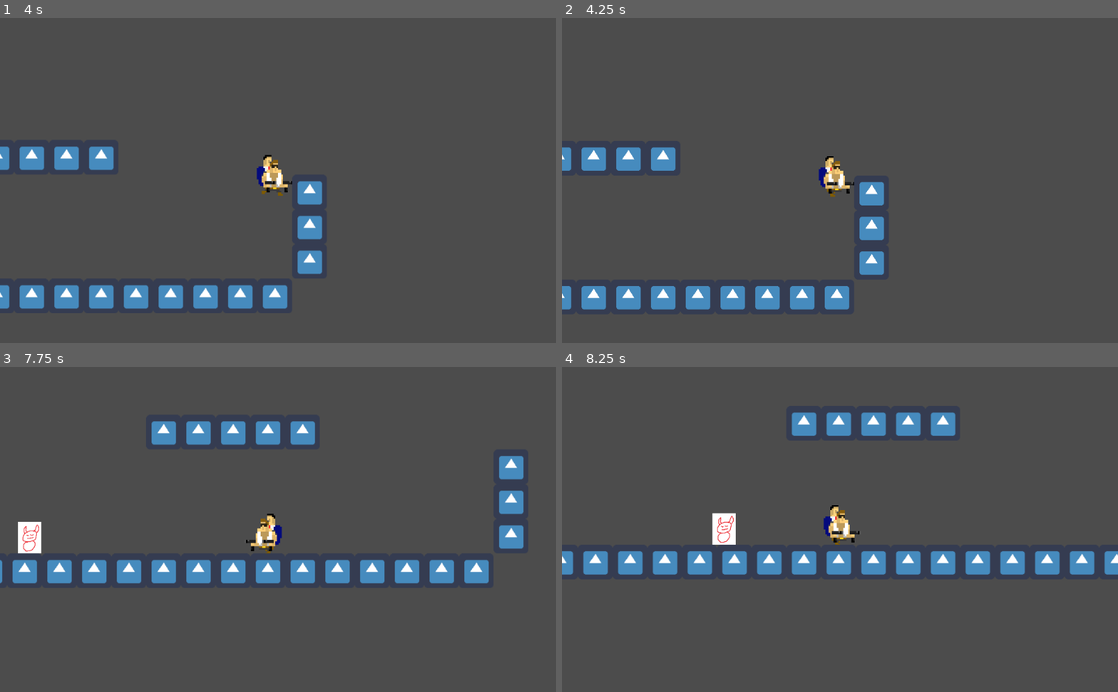
Above: before the commit, frames 1-4 (two rows, left to right).
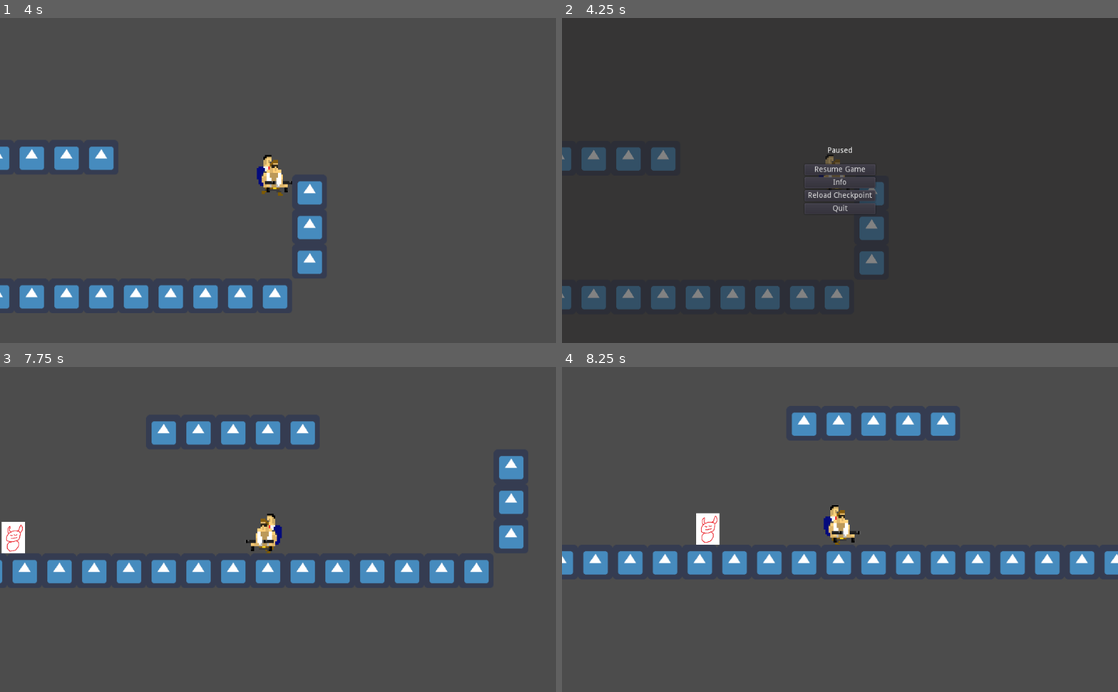
Above: after the commit, the same moments.

Repository: Slimonade1/Eksamensprojekt
Game: Godot game, scene res://Scenes/masterScene.tscn
Two runs of this game, one before a commit and one after it. Both use one fixed random seed, a clock stepped at 60 frames per second and the inputs below. The engine's default icon, where the game draws it, is replaced by a stand-in: a white triangle on a blue panel in a dark square.
Inputs (mouse positions are in pixels of both pictures, inside the frame that each line leads up to):
- Up to frame 1 (4 s): hold D (ui_right) 0.53-2.03 s; tap W (ui_up) at 0.77, 1.52, 3.02, 3.77 s; hold A (ui_left) 2.03-2.78 s; hold D (ui_right) from 2.78 s (still down)
- Up to frame 2 (4.25 s): keep holding D (ui_right); tap Escape (pause, bound only after the commit) at 4.15 s
- Up to frame 3 (7.75 s): release D (ui_right) at 4.25 s; click (278, 519) at 4.25 s, where only the run after the commit has a clickable "Resume Game"; hold A (ui_left) 5.03-5.78 s; tap W (ui_up) at 5.27, 6.77, 7.52 s; hold D (ui_right) 5.78-6.53 s; hold A (ui_left) from 6.53 s (still down)
- Up to frame 4 (8.25 s): release A (ui_left) at 8.03 s; hold D (ui_right) from 8.03 s (still down)

Frame 1 is identical in both runs. In frame 2, 10% of the frame differs, in the area x 0-59%, y 37-92%; in frame 3, 0.6%; in frame 4, 0.6%.

Commit message:
Pause menu

Diff:
--- /dev/null
+++ b/Scenes/PauseMenu.tscn
@@ -0,0 +1,64 @@
+[gd_scene load_steps=2 format=2]
+
+[ext_resource path="res://Scripts/PauseMenu.gd" type="Script" id=1]
+
+[node name="PauseMenu" type="Control"]
+pause_mode = 2
+visible = false
+anchor_right = 1.0
+anchor_bottom = 1.0
+script = ExtResource( 1 )
+
+[node name="Baggrund" type="ColorRect" parent="."]
+anchor_right = 1.0
+anchor_bottom = 1.0
+color = Color( 0.145098, 0.141176, 0.141176, 0.568627 )
+
+[node name="CenterContainer" type="CenterContainer" parent="."]
+anchor_right = 1.0
+anchor_bottom = 1.0
+
+[node name="VBoxContainer" type="VBoxContainer" parent="CenterContainer"]
+margin_left = 447.0
+margin_top = 238.0
+margin_right = 577.0
+margin_bottom = 362.0
+
+[node name="PauseText" type="Label" parent="CenterContainer/VBoxContainer"]
+margin_right = 130.0
+margin_bottom = 14.0
+text = "Paused"
+align = 1
+
+[node name="Control" type="Control" parent="CenterContainer/VBoxContainer"]
+margin_top = 18.0
+margin_right = 130.0
+margin_bottom = 28.0
+rect_min_size = Vector2( 0, 10 )
+
+[node name="Resume" type="Button" parent="CenterContainer/VBoxContainer"]
+margin_top = 32.0
+margin_right = 130.0
+margin_bottom = 52.0
+text = "Resume Game"
+
+[node name="Info" type="Button" parent="CenterContainer/VBoxContainer"]
+margin_top = 56.0
+margin_right = 130.0
+margin_bottom = 76.0
+text = "Info"
+
+[node name="Last Checkpoint" type="Button" parent="CenterContainer/VBoxContainer"]
+margin_top = 80.0
+margin_right = 130.0
+margin_bottom = 100.0
+text = "Reload Checkpoint"
+
+[node name="Quit" type="Button" parent="CenterContainer/VBoxContainer"]
+margin_top = 104.0
+margin_right = 130.0
+margin_bottom = 124.0
+text = "Quit"
+
+[connection signal="pressed" from="CenterContainer/VBoxContainer/Resume" to="." method="_on_Resume_pressed"]
+[connection signal="pressed" from="CenterContainer/VBoxContainer/Quit" to="." method="_on_Quit_pressed"]
--- a/Scenes/gameScene.tscn
+++ b/Scenes/gameScene.tscn
@@ -1,9 +1,10 @@
-[gd_scene load_steps=7 format=2]
+[gd_scene load_steps=8 format=2]
 
 [ext_resource path="res://Scenes/Player.tscn" type="PackedScene" id=1]
 [ext_resource path="res://icon.png" type="Texture" id=2]
 [ext_resource path="res://Scenes/Companion.tscn" type="PackedScene" id=3]
 [ext_resource path="res://Scenes/Enemy.tscn" type="PackedScene" id=4]
+[ext_resource path="res://Scenes/PauseMenu.tscn" type="PackedScene" id=5]
 
 [sub_resource type="ConvexPolygonShape2D" id=1]
 points = PoolVector2Array( 0, 0, 64, 0, 64, 64, 0, 64 )
@@ -33,6 +34,10 @@
 
 [node name="gameScene" type="Node2D"]
 
+[node name="CanvasLayer" type="CanvasLayer" parent="."]
+
+[node name="PauseMenu" parent="CanvasLayer" instance=ExtResource( 5 )]
+
 [node name="Player" parent="." instance=ExtResource( 1 )]
 position = Vector2( -27, -262 )
 
--- /dev/null
+++ b/Scripts/PauseMenu.gd
@@ -0,0 +1,20 @@
+extends Control
+
+var is_paused = false setget set_is_paused
+
+func _unhandled_input(event):
+	if event.is_action_pressed("pause"):
+		self.is_paused = !is_paused
+
+func set_is_paused(value):
+	is_paused = value
+	get_tree().paused = is_paused
+	visible = is_paused
+
+
+func _on_Resume_pressed():
+	self.is_paused = false
+
+
+func _on_Quit_pressed():
+	get_tree().quit()
--- a/project.godot
+++ b/project.godot
@@ -54,6 +54,11 @@
 "events": [ Object(InputEventKey,"resource_local_to_scene":false,"resource_name":"","device":0,"alt":false,"shift":false,"control":false,"meta":false,"command":false,"pressed":false,"scancode":0,"physical_scancode":32,"unicode":0,"echo":false,"script":null)
  ]
 }
+pause={
+"deadzone": 0.5,
+"events": [ Object(InputEventKey,"resource_local_to_scene":false,"resource_name":"","device":0,"alt":false,"shift":false,"control":false,"meta":false,"command":false,"pressed":false,"scancode":0,"physical_scancode":16777217,"unicode":0,"echo":false,"script":null)
+ ]
+}
 
 [layer_names]
 
Not shown, added: .DS_Store
Not shown, added: Sprites/.DS_Store
Not shown, added: Sprites/Player/.DS_Store
Not shown, added: Sprites/Player/Idle/.DS_Store
